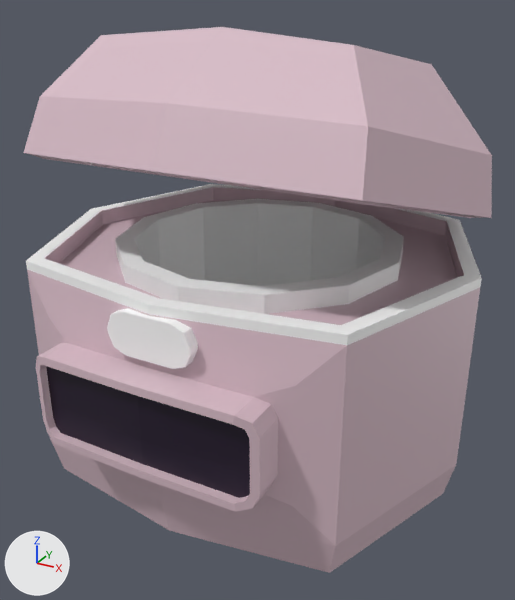
What one commit did to the FBX model Assets/Models/rice-cooker.fbx.
The view is the same before and after, from a camera (50 mm lens) standing at (0.195, -0.358, 0.287) and looking at (0.004, -0.01, 0.112). The axes (+X, +Y, +Z) are drawn at lower left. The lights are the same throughout. The picture after the commit comes second. Where no turn or scale is listed for an object, it has been applied to the vertices.

In view in the first picture: 'Cube', 'Lid', 'Middle', 'Pot', 'Rice Cooker'.
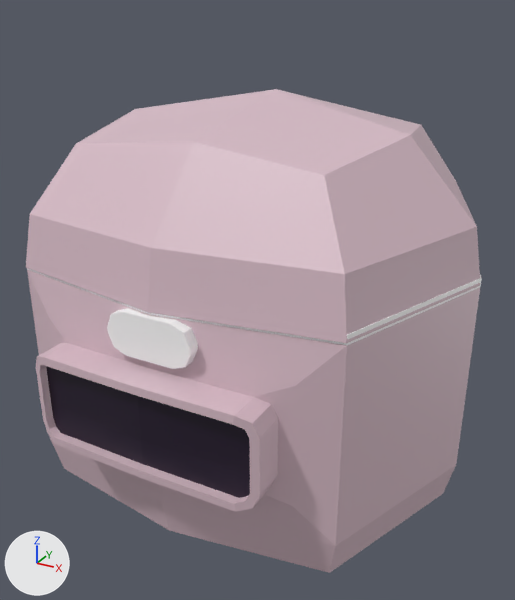
Location of each change, (x1, y1, x2, y2) in pixels of the pictures (515 x 600 px):
'Lid', turned
    before: (24, 27, 492, 218)
    after: (26, 89, 480, 343)

The change, as a list of edits to the scene's bpy script:
```text
Change ob_lid:
    ob_lid.rotation_euler: (1.286, 0.0, 0.0) -> (1.571, 0.0, 0.0)  # degrees (74, 0, 0) -> degrees (90, 0, 0)
```
